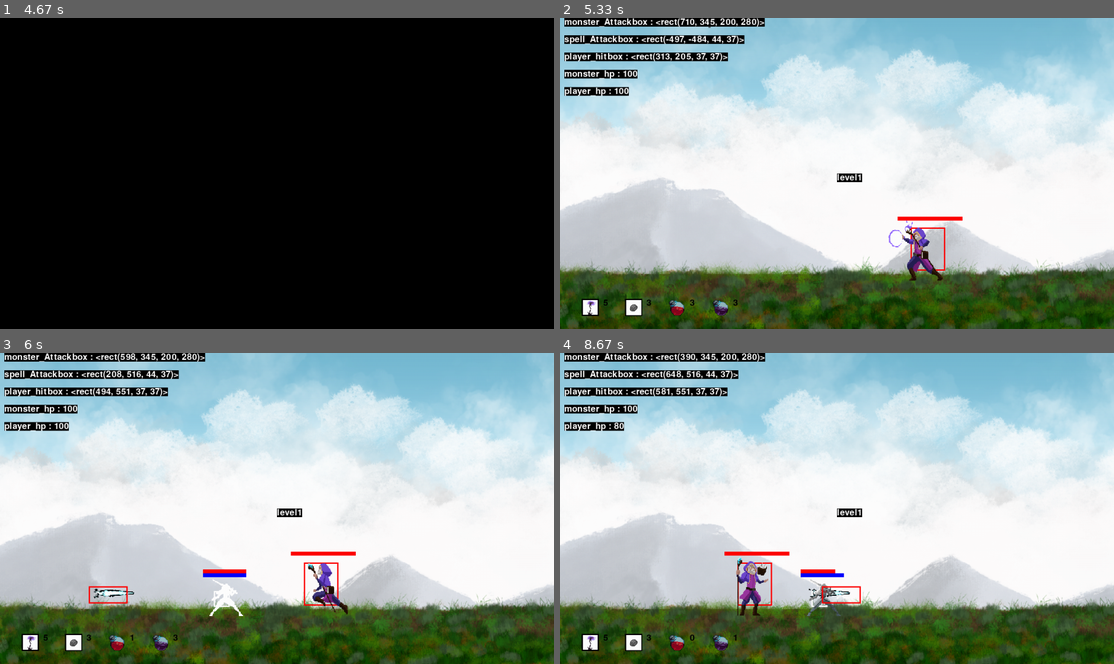
Above: before the commit, frames 1-4 (two rows, left to right).
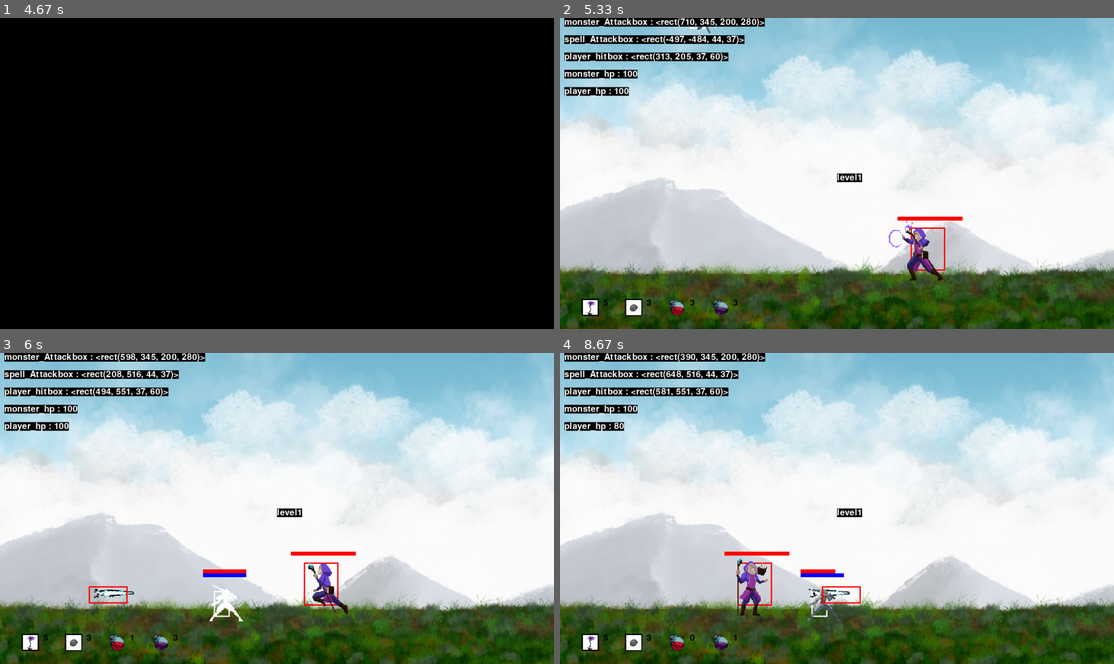
Above: after the commit, the same moments.

Repository: CSID-DGU/2022-1-OSSProj-GaCo-3
Game: pygame game, started from code/game.py
Two runs of this game, one before a commit and one after it. Both use one fixed random seed, a clock stepped at 60 frames per second and the inputs below.
Inputs (mouse positions are in pixels of both pictures, inside the frame that each line leads up to):
- Up to frame 1 (4.67 s): click (277, 173) at 0.38 s
- Up to frame 2 (5.33 s): tap Space at 4.9 s; tap S at 5.23 s
- Up to frame 3 (6 s): hold Left from 5.57 s (still down); tap Z at 5.63, 5.93 s
- Up to frame 4 (8.67 s): release Left at 6.1 s; hold Left 6.13-6.53 s; tap Z at 6.2, 6.5, 6.63, 6.93, 7.3, 7.6, 7.8, 8.1, 8.3, 8.6 s; hold Right 6.57-7.2 s; tap X at 6.72, 8.38 s; hold Left 7.23-7.7 s; hold Right 7.73-8.2 s; hold Right from 8.23 s (still down)

Frame 1 is identical in both runs. In frame 2, less than 0.1% of the frame differs, in the area x 23-31%, y 2-15%; in frame 3, 0.3%; in frame 4, 0.4%, in the area x 27-51%, y 11-87%.

Commit message:
fix : player hitbox height modified

Diff:
--- a/code/player.py
+++ b/code/player.py
@@ -11,7 +11,7 @@
         self.image = pygame.image.load('image/player2/idle.png').convert_alpha()
         self.image = pygame.transform.scale(self.image, PLAYER_SIZE)
         self.rect = self.image.get_rect(topleft=pos)
-        self.hitbox = pygame.Rect(self.rect[0]+7*PLAYER_SIZE[0]/16,self.rect[1]+7*PLAYER_SIZE[1]/16,PLAYER_SIZE[0]/8,PLAYER_SIZE[1]/8) # 아직 하는 일 없음. 충돌 검사 때 사용해야함
+        self.hitbox = pygame.Rect(self.rect[0]+7*PLAYER_SIZE[0]/16,self.rect[1]+7*PLAYER_SIZE[1]/16,PLAYER_SIZE[0]/8,PLAYER_SIZE[1]/5) # 아직 하는 일 없음. 충돌 검사 때 사용해야함
         self.healthbar = pygame.Rect(self.rect[0],self.rect[1]+7*PLAYER_SIZE[1]/16,PLAYER_SIZE[0]/3,PLAYER_SIZE[1]/32) # 체력바
         self.manabar = pygame.Rect(self.rect[0],self.rect[1]+7*PLAYER_SIZE[1]/16 + PLAYER_SIZE[1]/32,PLAYER_SIZE[0]/3,PLAYER_SIZE[1]/32) # 체력바
 
@@ -364,7 +364,7 @@
 
     def set_pos(self, pos): # 장면 바뀔 때 위치 초기화하는 함수
         self.rect.topleft = pos
-        self.hitbox = pygame.Rect(self.rect[0]+7*PLAYER_SIZE[0]/16,self.rect[1]+7*PLAYER_SIZE[1]/16,PLAYER_SIZE[0]/8,PLAYER_SIZE[1]/8)
+        self.hitbox = pygame.Rect(self.rect[0]+7*PLAYER_SIZE[0]/16,self.rect[1]+7*PLAYER_SIZE[1]/16,PLAYER_SIZE[0]/8,PLAYER_SIZE[1]/5)
 
     def set_state_ini(self):
         self.status = 'idle'  # 시작은 오른쪽 방향을 보고 서있기
